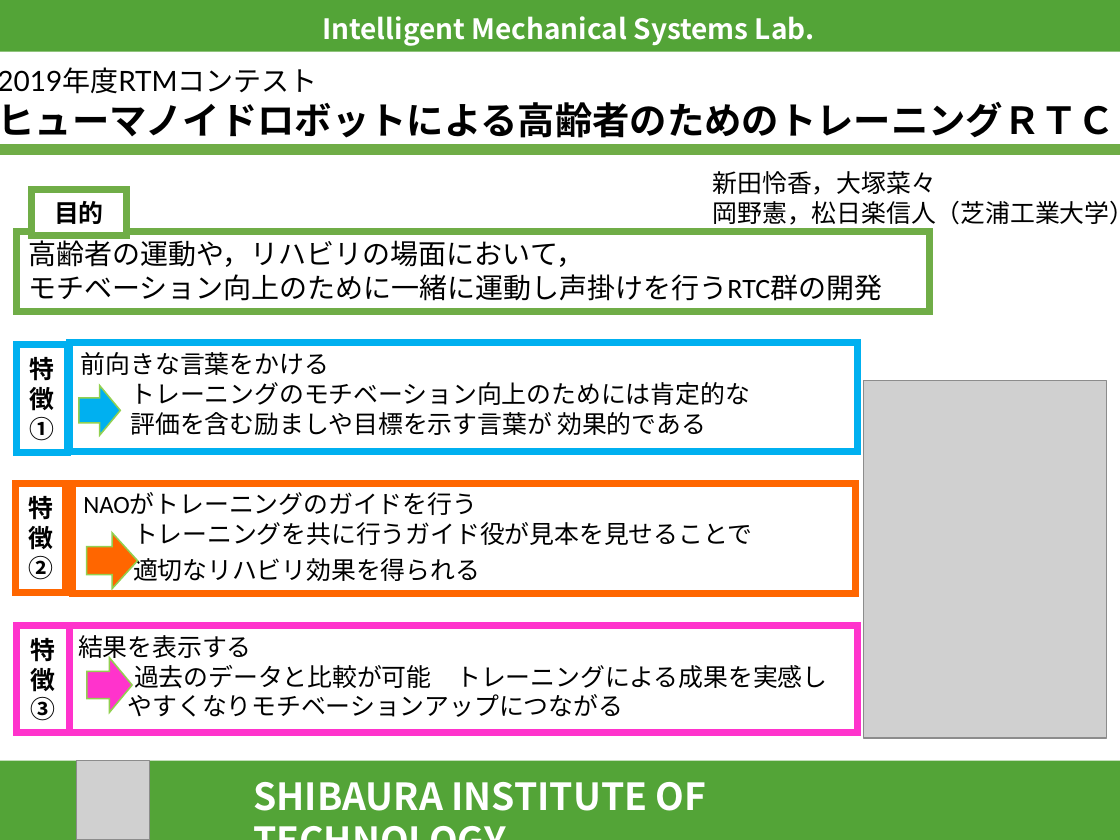
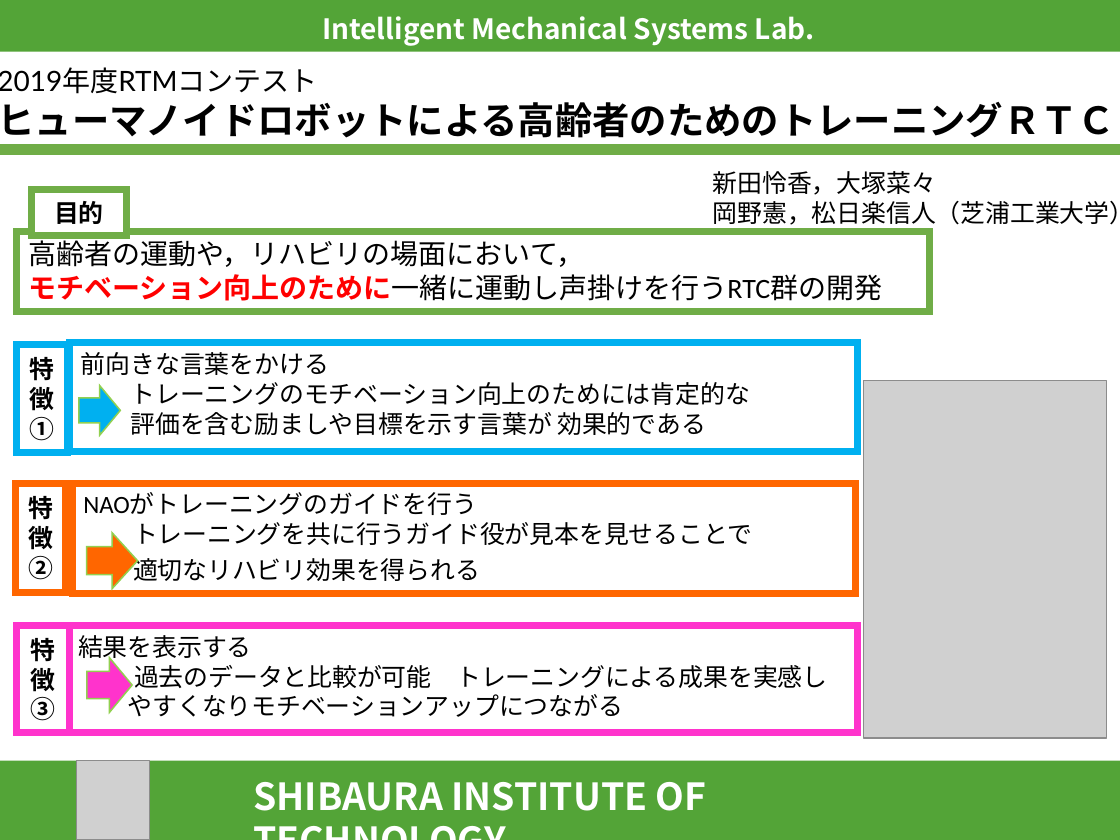
Before and after one commit to rshinden/NAOTrainingRTC, a slide deck: slide 1 of training_guide_RTC.pptx. Drawn at 1120x840 pixels with LibreOffice and Linux fonts; fonts in the diff are those of the drawing; grey boxes stand for pictures. Boxes give left, top, right and bottom in pixels: in the first picture for what was removed or moved away, otherwise in the second. Text is boxed around its words. In the diff, an @@ line names an element or a change of style, - is before the commit and + after.

```diff
--- a/training_guide_RTC.pptx
+++ b/training_guide_RTC.pptx
@@ text in rectangle at <box>28,274,882,301</box>: text colour #000000 to #FF0000, bold on in "モチベーション向上のために一緒に運動し声掛けを行うRTC群の開発" @@
```
